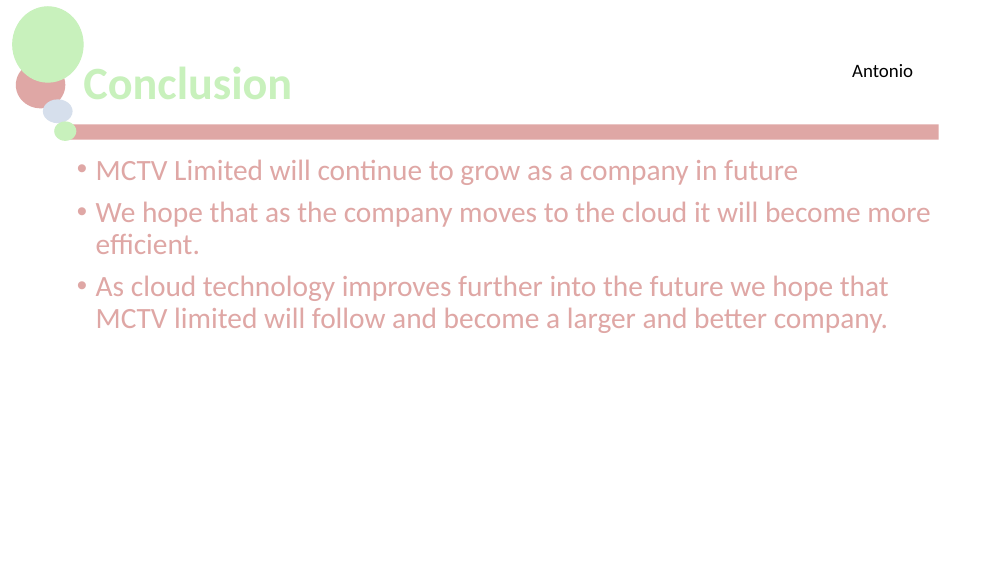
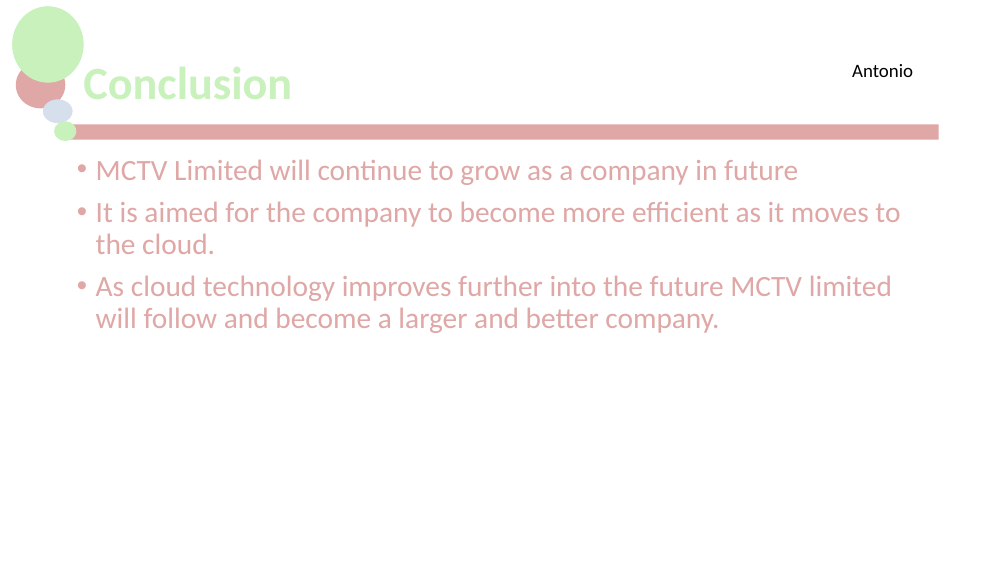
Before and after one commit to jackG97/Project, a slide deck: slide 45 of MCTV Limited.pptx (slide 34 before the commit). Drawn at 1008x567 pixels with LibreOffice and Linux fonts; fonts in the diff are those of the drawing; background and template pictures are left out. Boxes give left, top, right and bottom in pixels: in the first picture for what was removed or moved away, otherwise in the second. Text is boxed around its words. In the diff, an @@ line names an element or a change of style, - is before the commit and + after.

Commit message:
Finish all changes om Presentation

```diff
--- a/MCTV Limited.pptx
+++ b/MCTV Limited.pptx
@@ text at (96,202,900,333): text changed @@
-• We hope that as the company moves to the cloud it will become more efficient.
-• As cloud technology improves further into the future we hope that MCTV limited will follow and become a larger and better company.
+• It is aimed for the company to become more efficient as it moves to the cloud.
+• As cloud technology improves further into the future MCTV limited will follow and become a larger and better company.
```
Also in this commit, not shown: 6 other slides changed, 12 slides added, 1 slide removed, 1 other file.
